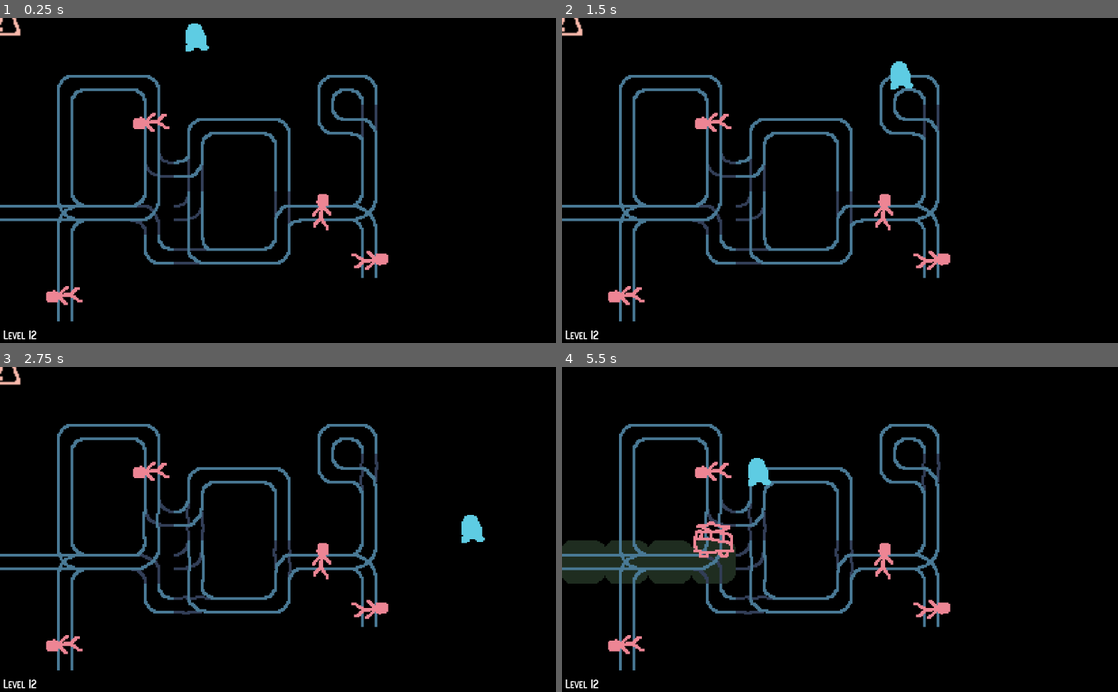
Above: before the commit, frames 1-4 (two rows, left to right).
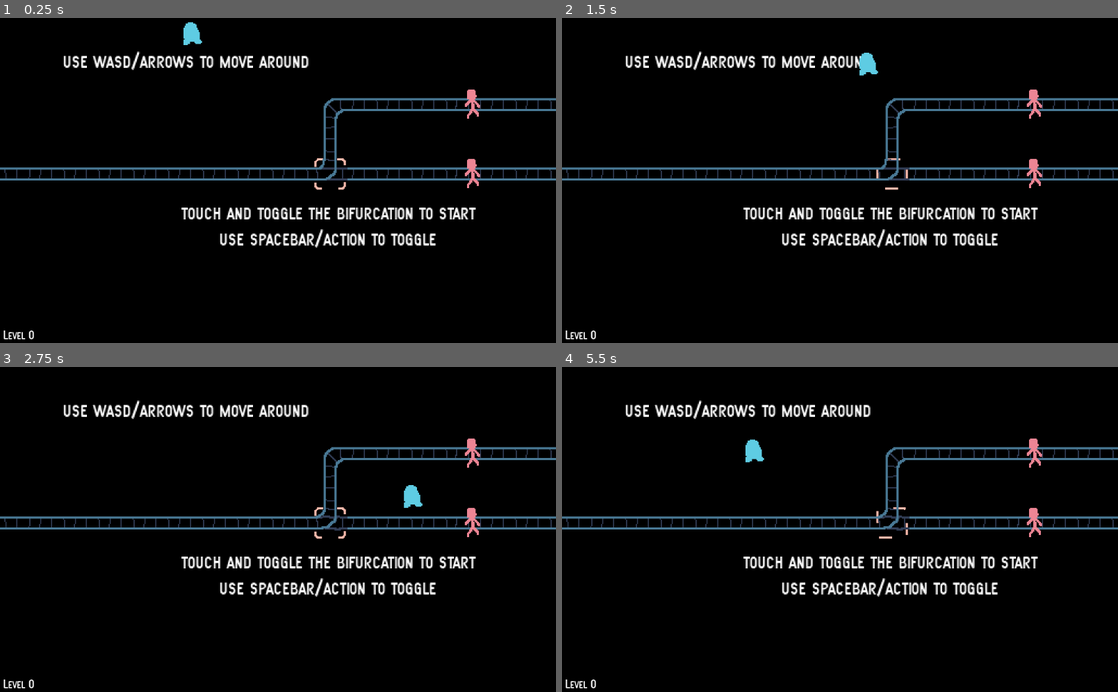
Above: after the commit, the same moments.

Repository: albertnez/ld50
Game: Godot game, scene res://scenes/world.tscn
The game is run twice, just before and just after one commit, with the same random seed, the same clock (stepped at 60 frames per second) and the same inputs.
Inputs:
- Up to frame 1 (0.25 s): no input
- Up to frame 2 (1.5 s): tap Enter (restart) at 0.5 s; hold Right (ui_right) 0.53-1.28 s; hold Down (ui_down) from 1.28 s (still down)
- Up to frame 3 (2.75 s): release Down (ui_down) at 2.03 s; hold Right (ui_right) from 2.03 s (still down)
- Up to frame 4 (5.5 s): release Right (ui_right) at 2.78 s; hold Up (ui_up) 2.78-3.53 s; hold Left (ui_left) 3.53-5.03 s; hold Down (ui_down) from 5.03 s (still down)

The runs differ from the first frame. In frame 1, 12% of the frame differs, in the area x 0-100%, y 0-99%; in frame 2, 13%; in frame 3, 13%; in frame 4, 16%, in the area x 0-100%, y 10-99%.

Commit message:
Adding animated tile-selected and tile-hint indicators

Diff:
--- a/scenes/levels/level00.tscn
+++ b/scenes/levels/level00.tscn
@@ -29,4 +29,7 @@
 align = 1
 
 [node name="TrolleyWarningSprite" parent="." index="5"]
-animation = "default"
+frame = 1
+
+[node name="LevelTileHintSprite" parent="." index="7"]
+frame = 2
--- a/scenes/levels/level01.tscn
+++ b/scenes/levels/level01.tscn
@@ -6,7 +6,7 @@
 tile_data = PoolIntArray( 0, 0, 0, 1, 0, 0, 2, 0, 2, 3, 0, 0, 4, 0, 0, 5, 0, 1, 6, 0, 0, 7, 0, 65536, 8, 536870913, 131 …(872 unchanged characters)…
 
 [node name="IndicatorTilemap" parent="." index="0"]
-tile_data = PoolIntArray( 262150, 1073741825, 1 )
+tile_data = PoolIntArray( 262150, -536870912, 1 )
 
 [node name="DefaultLabel" parent="Control" index="0"]
 margin_left = 85.0
@@ -16,4 +16,7 @@
 text = "delay the trolley forever"
 
 [node name="TrolleyWarningSprite" parent="." index="5"]
-animation = "default"
+frame = 1
+
+[node name="LevelTileHintSprite" parent="." index="7"]
+frame = 2
--- a/scenes/levels/level06.tscn
+++ b/scenes/levels/level06.tscn
@@ -17,4 +17,3 @@
 
 [node name="TrolleyWarningSprite" parent="." index="5"]
 animation = "default"
-frame = 1
--- a/scenes/levels/level08.tscn
+++ b/scenes/levels/level08.tscn
@@ -14,3 +14,4 @@
 
 [node name="TrolleyWarningSprite" parent="." index="5"]
 animation = "default"
+frame = 1
--- a/scenes/levels/level12.tscn
+++ b/scenes/levels/level12.tscn
@@ -17,3 +17,4 @@
 
 [node name="TrolleyWarningSprite" parent="." index="5"]
 animation = "default"
+frame = 1
--- a/scenes/tilemap.gd
+++ b/scenes/tilemap.gd
@@ -3,16 +3,18 @@
 
 export (float, 1.0, 10.0, 1.0) var TROLLEY_WAIT_TIME = 2.0
 
-onready var _indicator_tilemap := $IndicatorTilemap
+onready var _indicator_tilemap : TileMap = $IndicatorTilemap
 onready var _tile_wobbler_timer := $TileWobblerTimer
 onready var _action_hover_indicator := $ActionHoverIndicator
 onready var _trolley_warning_sprite := $TrolleyWarningSprite
 onready var _trolley_warning_timer := $TrolleyWarningTimer
+onready var _level_tile_hint_sprite := $LevelTileHintSprite
 onready var _current_main_tileset_id := 1
 
 var _trolley_world_position := Vector2.INF
 var _trolley_warning_position := Vector2.INF
 var _player_starting_world_pos := Vector2.INF
+var _level_tile_hint_pos := Vector2.INF
 var _warning_shown := false
 var _visited_cells = {}
 
@@ -42,6 +44,7 @@
 const TROLLEY_WARNING_COORD = Vector2(1, 3)
 const MAIN_INDICATOR_TILEMAP_ID = 0
 const INDICATOR_TILEMAP_GREEN_COORD = Vector2(0, 0)
+const INDICATOR_TILEMAP_HINT_COORD = Vector2(1, 0)
 
 const TILEMAP_ENDPOINT_DIRS = {
 	Vector2(0, 0):  # Straight horizontal
@@ -171,6 +174,8 @@
 	set_cell(pos.x, pos.y, ind, x_flipped, y_flipped, transposed, TILEMAP_FLIP_COORD[coord])
 	var clear_visited = true
 	mark_cell_as_visited(pos, Vector2.INF, clear_visited)
+	if pos == _level_tile_hint_pos:
+		_level_tile_hint_sprite.hide()
 
 
 func is_out_of_bounds(world_pos: Vector2) -> bool:
@@ -294,6 +299,17 @@
 			_trolley_warning_position = pos * CELL_SIZE + Vector2.ONE*HALF_CELL
 			_trolley_warning_sprite.position = _trolley_warning_position
 			set_cell(pos.x, pos.y, EMPTY_TILE)
+	for pos in _indicator_tilemap.get_used_cells_by_id(MAIN_INDICATOR_TILEMAP_ID):
+		var coord := _indicator_tilemap.get_cell_autotile_coord(pos.x, pos.y)
+		if coord == INDICATOR_TILEMAP_HINT_COORD:
+			assert(_level_tile_hint_pos == Vector2.INF)
+			_level_tile_hint_pos = pos
+			_level_tile_hint_sprite.position = pos * CELL_SIZE + Vector2.ONE*HALF_CELL
+			_level_tile_hint_sprite.show()
+			var backwards = true
+			_level_tile_hint_sprite.play("", backwards)
+			var clear_cell = true
+			mark_cell_as_visited(pos, Vector2.INF, clear_cell)
 
 
 func _start_warning_sign(seconds: float) -> void:
--- a/scenes/tilemap.tscn
+++ b/scenes/tilemap.tscn
@@ -1,19 +1,19 @@
-[gd_scene load_steps=12 format=2]
+[gd_scene load_steps=34 format=2]
 
 [ext_resource path="res://scenes/tileset.tres" type="TileSet" id=1]
 [ext_resource path="res://scenes/tilemap.gd" type="Script" id=2]
 [ext_resource path="res://assets/images/tilemap_indicators2.png" type="Texture" id=3]
 [ext_resource path="res://assets/images/tilemap_indicators1.png" type="Texture" id=4]
 [ext_resource path="res://scenes/ui/font_tilemap.tres" type="DynamicFont" id=5]
-[ext_resource path="res://assets/images/tilemap_action_hover_hint.png" type="Texture" id=6]
 [ext_resource path="res://assets/images/trolley_warning-sheet.png" type="Texture" id=7]
+[ext_resource path="res://assets/images/level_tile_hint.png" type="Texture" id=8]
 
 [sub_resource type="TileSet" id=1]
 0/name = "tilemap_indicators1.png 0"
 0/texture = ExtResource( 4 )
 0/tex_offset = Vector2( 0, 0 )
 0/modulate = Color( 1, 1, 1, 1 )
-0/region = Rect2( 0, 0, 160, 32 )
+0/region = Rect2( 0, 0, 96, 32 )
 0/tile_mode = 2
 0/autotile/icon_coordinate = Vector2( 0, 0 )
 0/autotile/tile_size = Vector2( 32, 32 )
@@ -34,7 +34,7 @@
 1/texture = ExtResource( 3 )
 1/tex_offset = Vector2( 0, 0 )
 1/modulate = Color( 1, 1, 1, 1 )
-1/region = Rect2( 0, 0, 128, 32 )
+1/region = Rect2( 0, 0, 96, 32 )
 1/tile_mode = 2
 1/autotile/icon_coordinate = Vector2( 0, 0 )
 1/autotile/tile_size = Vector2( 32, 32 )
@@ -52,6 +52,54 @@
 1/shapes = [  ]
 1/z_index = 0
 
+[sub_resource type="AtlasTexture" id=16]
+atlas = ExtResource( 8 )
+region = Rect2( 0, 0, 32, 32 )
+
+[sub_resource type="AtlasTexture" id=17]
+atlas = ExtResource( 8 )
+region = Rect2( 32, 0, 32, 32 )
+
+[sub_resource type="AtlasTexture" id=18]
+atlas = ExtResource( 8 )
+region = Rect2( 64, 0, 32, 32 )
+
+[sub_resource type="AtlasTexture" id=19]
+atlas = ExtResource( 8 )
+region = Rect2( 96, 0, 32, 32 )
+
+[sub_resource type="AtlasTexture" id=20]
+atlas = ExtResource( 8 )
+region = Rect2( 128, 0, 32, 32 )
+
+[sub_resource type="AtlasTexture" id=21]
+atlas = ExtResource( 8 )
+region = Rect2( 160, 0, 32, 32 )
+
+[sub_resource type="AtlasTexture" id=22]
+atlas = ExtResource( 8 )
+region = Rect2( 192, 0, 32, 32 )
+
+[sub_resource type="AtlasTexture" id=23]
+atlas = ExtResource( 8 )
+region = Rect2( 224, 0, 32, 32 )
+
+[sub_resource type="AtlasTexture" id=24]
+atlas = ExtResource( 8 )
+region = Rect2( 256, 0, 32, 32 )
+
+[sub_resource type="AtlasTexture" id=25]
+atlas = ExtResource( 8 )
+region = Rect2( 288, 0, 32, 32 )
+
+[sub_resource type="SpriteFrames" id=26]
+animations = [ {
+"frames": [ SubResource( 16 ), SubResource( 17 ), SubResource( 18 ), SubResource( 19 ), SubResource( 20 ), SubResource( 21 ), SubResource( 22 ), SubResource( 23 ), SubResource( 24 ), SubResource( 25 ) ],
+"loop": true,
+"name": "default",
+"speed": 10.0
+} ]
+
 [sub_resource type="AtlasTexture" id=3]
 flags = 4
 atlas = ExtResource( 7 )
@@ -70,6 +118,54 @@
 "speed": 5.0
 } ]
 
+[sub_resource type="AtlasTexture" id=5]
+atlas = ExtResource( 8 )
+region = Rect2( 0, 0, 32, 32 )
+
+[sub_resource type="AtlasTexture" id=6]
+atlas = ExtResource( 8 )
+region = Rect2( 32, 0, 32, 32 )
+
+[sub_resource type="AtlasTexture" id=7]
+atlas = ExtResource( 8 )
+region = Rect2( 64, 0, 32, 32 )
+
+[sub_resource type="AtlasTexture" id=8]
+atlas = ExtResource( 8 )
+region = Rect2( 96, 0, 32, 32 )
+
+[sub_resource type="AtlasTexture" id=9]
+atlas = ExtResource( 8 )
+region = Rect2( 128, 0, 32, 32 )
+
+[sub_resource type="AtlasTexture" id=10]
+atlas = ExtResource( 8 )
+region = Rect2( 160, 0, 32, 32 )
+
+[sub_resource type="AtlasTexture" id=11]
+atlas = ExtResource( 8 )
+region = Rect2( 192, 0, 32, 32 )
+
+[sub_resource type="AtlasTexture" id=12]
+atlas = ExtResource( 8 )
+region = Rect2( 224, 0, 32, 32 )
+
+[sub_resource type="AtlasTexture" id=13]
+atlas = ExtResource( 8 )
+region = Rect2( 256, 0, 32, 32 )
+
+[sub_resource type="AtlasTexture" id=14]
+atlas = ExtResource( 8 )
+region = Rect2( 288, 0, 32, 32 )
+
+[sub_resource type="SpriteFrames" id=15]
+animations = [ {
+"frames": [ SubResource( 5 ), SubResource( 6 ), SubResource( 7 ), SubResource( 8 ), SubResource( 9 ), SubResource( 10 ), SubResource( 11 ), SubResource( 12 ), SubResource( 13 ), SubResource( 14 ) ],
+"loop": true,
+"name": "default",
+"speed": 12.0
+} ]
+
 [node name="TileMap" type="TileMap"]
 tile_set = ExtResource( 1 )
 cell_size = Vector2( 32, 32 )
@@ -104,17 +200,27 @@
 current = true
 zoom = Vector2( 0.5, 0.5 )
 
-[node name="ActionHoverIndicator" type="Sprite" parent="."]
-texture = ExtResource( 6 )
+[node name="ActionHoverIndicator" type="AnimatedSprite" parent="."]
+frames = SubResource( 26 )
+frame = 8
+playing = true
 
 [node name="TrolleyWarningSprite" type="AnimatedSprite" parent="."]
 visible = false
 frames = SubResource( 2 )
-animation = "New Anim"
+frame = 1
 playing = true
 
 [node name="TrolleyWarningTimer" type="Timer" parent="."]
 one_shot = true
 
+[node name="LevelTileHintSprite" type="AnimatedSprite" parent="."]
+visible = false
+show_behind_parent = true
+scale = Vector2( 0.91, 0.91 )
+frames = SubResource( 15 )
+frame = 5
+playing = true
+
 [connection signal="timeout" from="TileWobblerTimer" to="." method="_on_TileWobblerTimer_timeout"]
 [connection signal="timeout" from="TrolleyWarningTimer" to="." method="_on_TrolleyWarningTimer_timeout"]
--- a/scenes/world.tscn
+++ b/scenes/world.tscn
@@ -14,7 +14,6 @@
 
 [node name="World" type="Node2D"]
 script = ExtResource( 1 )
-_current_level = 12
 
 [node name="ScaledView" type="Node2D" parent="."]
 
Binary file added: assets/images/level_tile_hint.png
Not shown, added: assets/images/level_tile_hint.png.import
Binary file changed: assets/images/tilemap-smaller.aseprite
Binary file changed: assets/images/tilemap1.png
Binary file changed: assets/images/tilemap2.png
Binary file added: assets/images/tilemap_action_hover_hint.aseprite
Binary file changed: assets/images/tilemap_action_hover_hint.png
